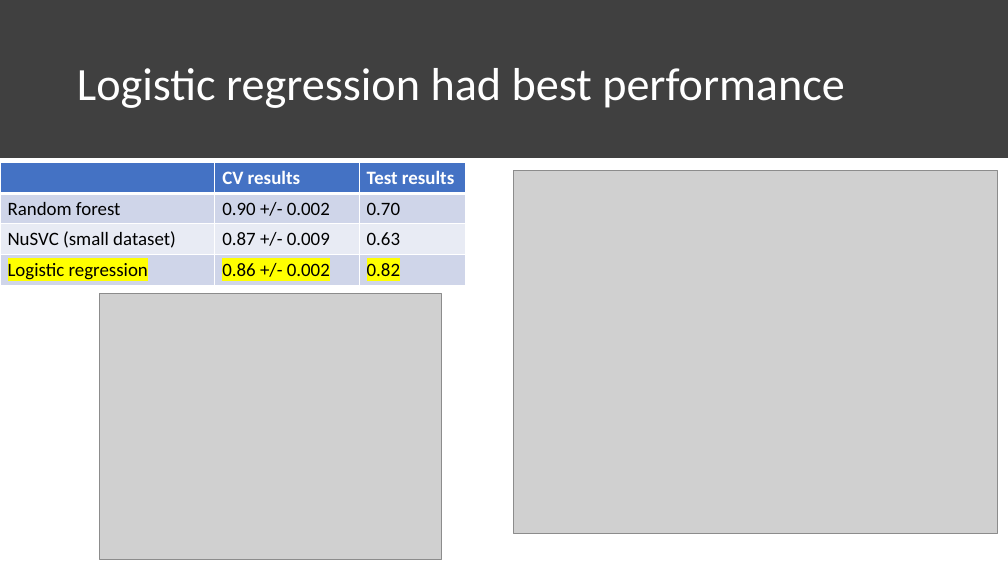
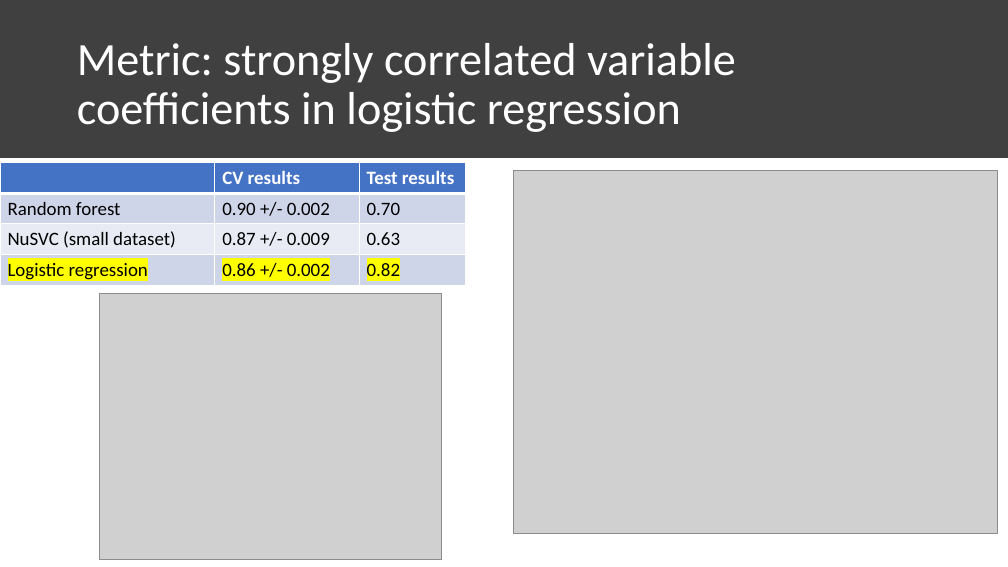
Before and after one commit to pcountryman/bankingproject, a slide deck: slide 7 of QuickenCaseStudyPresentation.pptx. Drawn at 1008x567 pixels with LibreOffice and Linux fonts; fonts in the diff are those of the drawing; grey boxes stand for pictures. Boxes give left, top, right and bottom in pixels: in the first picture for what was removed or moved away, otherwise in the second. Text is boxed around its words. In the diff, an @@ line names an element or a change of style, - is before the commit and + after.

Commit message:
Update ppt title of logreg slide

```diff
--- a/QuickenCaseStudyPresentation.pptx
+++ b/QuickenCaseStudyPresentation.pptx
@@ title at [77, 43, 736, 132]: text changed @@
-Logistic regression had best performance
+Metric: strongly correlated variable coefficients in logistic regression
```
